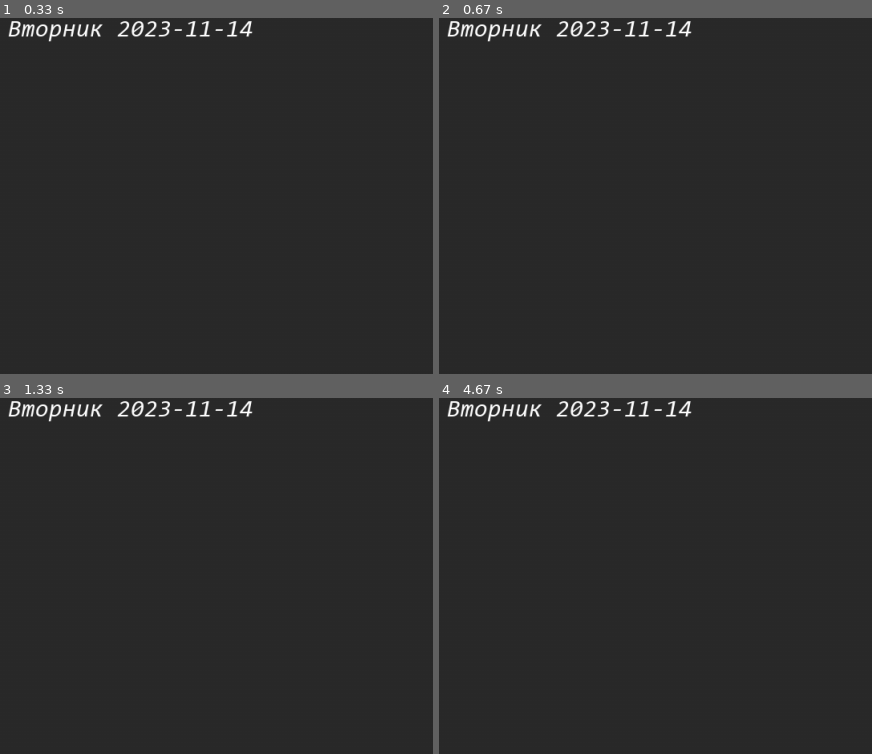
Above: before the commit, frames 1-4 (two rows, left to right).
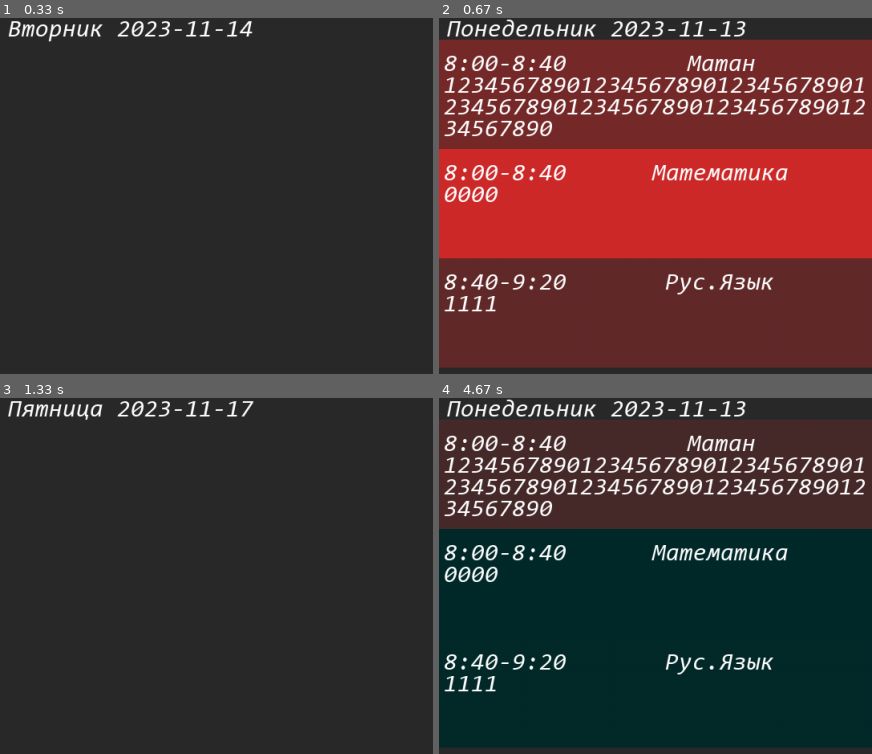
Above: after the commit, the same moments.

Repository: MR-Geri/diary
Game: pygame game, started from main.py
Same seed, same stepped clock (60 frames per second), same inputs: the game is played once before the commit and once after it.
Inputs (mouse positions are in pixels of both pictures, inside the frame that each line leads up to):
- Up to frame 1 (0.33 s): no input
- Up to frame 2 (0.67 s): press the mouse at (outside the picture) at 0.37 s; move the mouse to (outside the picture) at 0.47 s; release the mouse at (outside the picture) at 0.6 s
- Up to frame 3 (1.33 s): press the mouse at (outside the picture) at 0.7 s; move the mouse to (outside the picture) at 0.8 s; release the mouse at (outside the picture) at 0.93 s
- Up to frame 4 (4.67 s): press the mouse at (outside the picture) at 1.77 s; move the mouse to (outside the picture) at 1.87 s; move the mouse to (outside the picture) at 1.97 s; release the mouse at (outside the picture) at 2 s; press the mouse at (outside the picture) at 2.4 s; move the mouse to (outside the picture) at 2.5 s; release the mouse at (outside the picture) at 2.63 s; press the mouse at (outside the picture) at 3.2 s; move the mouse to (outside the picture) at 3.3 s; release the mouse at (746, 689) at 3.43 s; press the mouse at (outside the picture) at 4.13 s; move the mouse to (651, 739) at 4.23 s; release the mouse at (755, 625) at 4.37 s

Frame 1 is identical in both runs. In frame 2, 94% of the frame differs, in the area x 0-100%, y 0-99%; in frame 3, 0.5%; in frame 4, 93%.

Commit message:
Переключение дней свайпами

Diff:
--- a/main.py
+++ b/main.py
@@ -90,8 +90,14 @@
         elif self.swype and self.last_click == 1 and click == 0:
             if pos[0] - self.swype_pos < 0 and abs(pos[0] - self.swype_pos) >= width * (1/4):
                 print('Влево')
+                self.day += 1
+                self.day = 0 if self.day == 5 else self.day
+                main.draw_all()
             elif pos[0] - self.swype_pos > 0 and abs(pos[0] - self.swype_pos) >= width * (1/4):
                 print('Вправо')
+                self.day -= 1
+                self.day = 4 if self.day == -1 else self.day
+                main.draw_all()
             else:
                 if self.keyboards_flag:
                     main.keyboard_action(pos, click)
